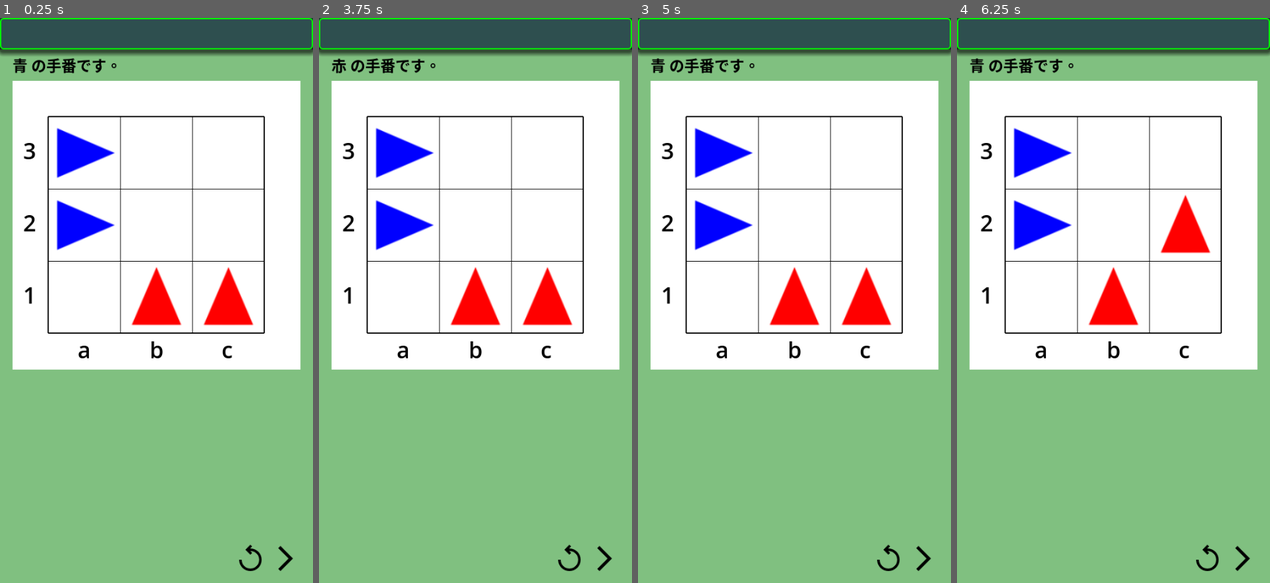
Above: before the commit, frames 1-4 (left to right).
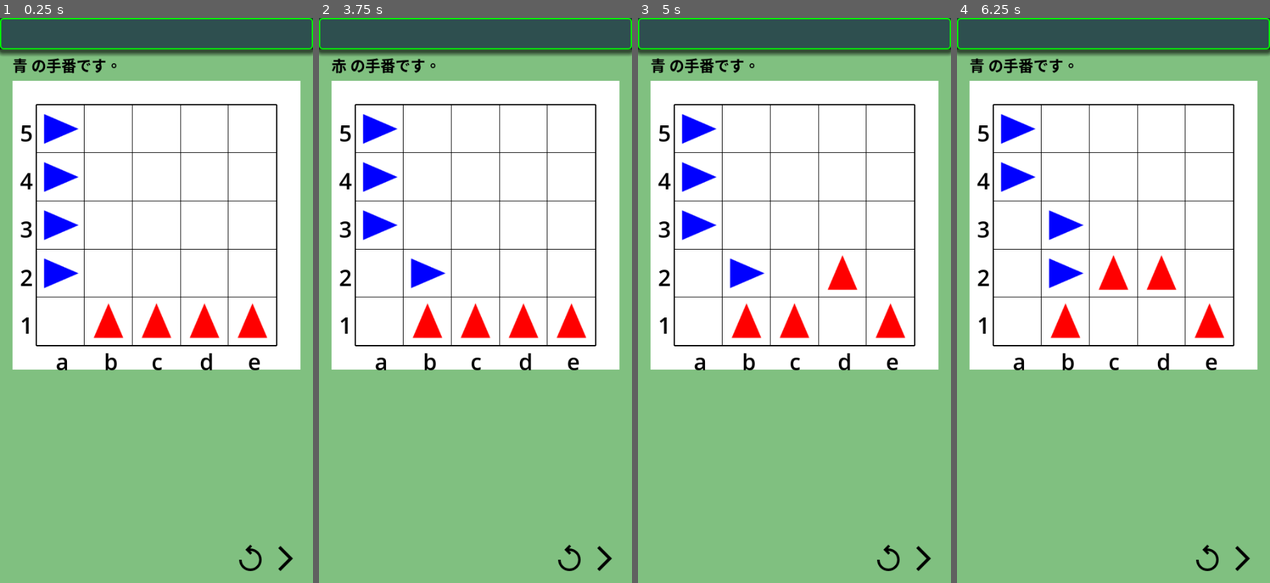
Above: after the commit, the same moments.

Repository: vivisuke/DodgemGame
Game: Godot game, scene res://main.tscn
The game is run twice, just before and just after one commit, with the same random seed, the same clock (stepped at 60 frames per second) and the same inputs.
Inputs (mouse positions are in pixels of both pictures, inside the frame that each line leads up to):
- Up to frame 1 (0.25 s): no input
- Up to frame 2 (3.75 s): click (603, 560) at 0.5 s; click (569, 560) at 1.25 s; click (569, 560) at 2 s; click (569, 560) at 2.75 s; click (603, 560) at 3.5 s
- Up to frame 3 (5 s): click (922, 560) at 4.25 s
- Up to frame 4 (6.25 s): tap Enter at 5 s; tap Space at 5.75 s

The runs differ from the first frame. In frame 1, 9.5% of the frame differs, in the area x 6-89%, y 15-63%; in frame 2, 9.6%; in frame 3, 9.6%; in frame 4, 9.7%.
Error before the commit: Invalid access of index '2' on a base object of type: 'Array'. (res://scripts/board_rect.gd:100)

Commit message:
0046 ◎ C 01/16 01/16 0.001│問題│盤面サイズを５にするとクラッシュ

Diff:
--- a/dodgemgame/main.tscn
+++ b/dodgemgame/main.tscn
@@ -57,6 +57,11 @@
 position = Vector2(82, 242)
 texture = ExtResource("3_f032a")
 
+[node name="BlueCar4" type="Sprite2D" parent="BoardRect"]
+visible = false
+position = Vector2(82, 242)
+texture = ExtResource("3_f032a")
+
 [node name="RedCar1" type="Sprite2D" parent="BoardRect"]
 visible = false
 position = Vector2(216, 369)
@@ -68,6 +73,11 @@
 texture = ExtResource("4_7e7ox")
 
 [node name="RedCar3" type="Sprite2D" parent="BoardRect"]
+visible = false
+position = Vector2(355, 364)
+texture = ExtResource("4_7e7ox")
+
+[node name="RedCar4" type="Sprite2D" parent="BoardRect"]
 visible = false
 position = Vector2(355, 364)
 texture = ExtResource("4_7e7ox")
--- a/dodgemgame/scripts/Board.gd
+++ b/dodgemgame/scripts/Board.gd
@@ -1,7 +1,7 @@
 class_name Board
 extends Node
 
-const BD_SIZE = 3
+const BD_SIZE = 5
 const EMPTY = 0
 const RED_CAR  =  1
 const BLUE_CAR = -1
@@ -119,11 +119,11 @@
 func sel_move() -> Vector2:
 	var sum = 0
 	for mv in m_moves:
-		sum += 2 if mv.y == FORWARD else 1
+		sum += 4 if mv.y == FORWARD else 1
 	if sum != 0:
 		var r = randi() % sum
 		for mv in m_moves:
-			var sz = 2 if mv.y == FORWARD else 1
+			var sz = 4 if mv.y == FORWARD else 1
 			if r < sz: return mv
 			r -= sz
 	return Vector2(0, 0)
--- a/dodgemgame/scripts/main.gd
+++ b/dodgemgame/scripts/main.gd
@@ -8,7 +8,7 @@
 
 # Called when the node enters the scene tree for the first time.
 func _ready():
-	seed(0)
+	#seed(0)
 	if false:
 		var bd = Board.new()
 		bd.set_cars([Vector2(2, 0)], [Vector2(0, 2)])
Not shown, changed: DodgemGame.spr
